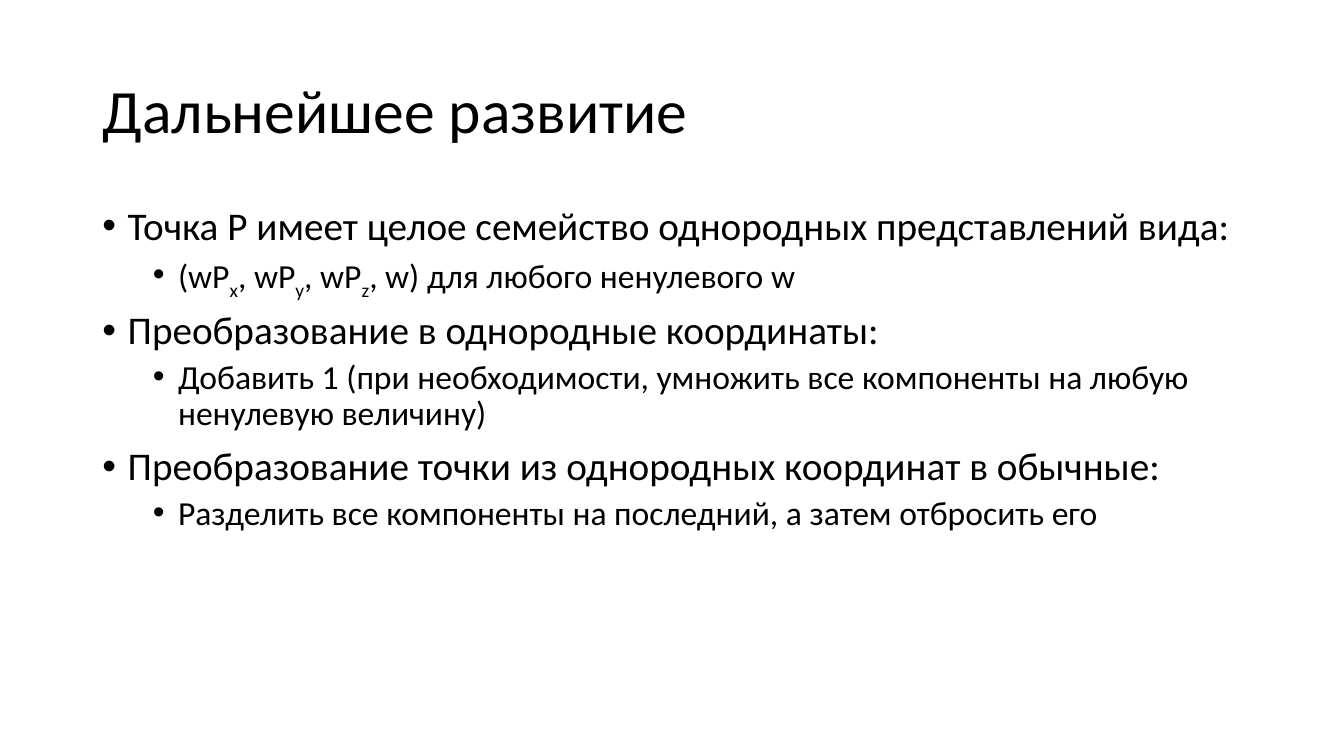
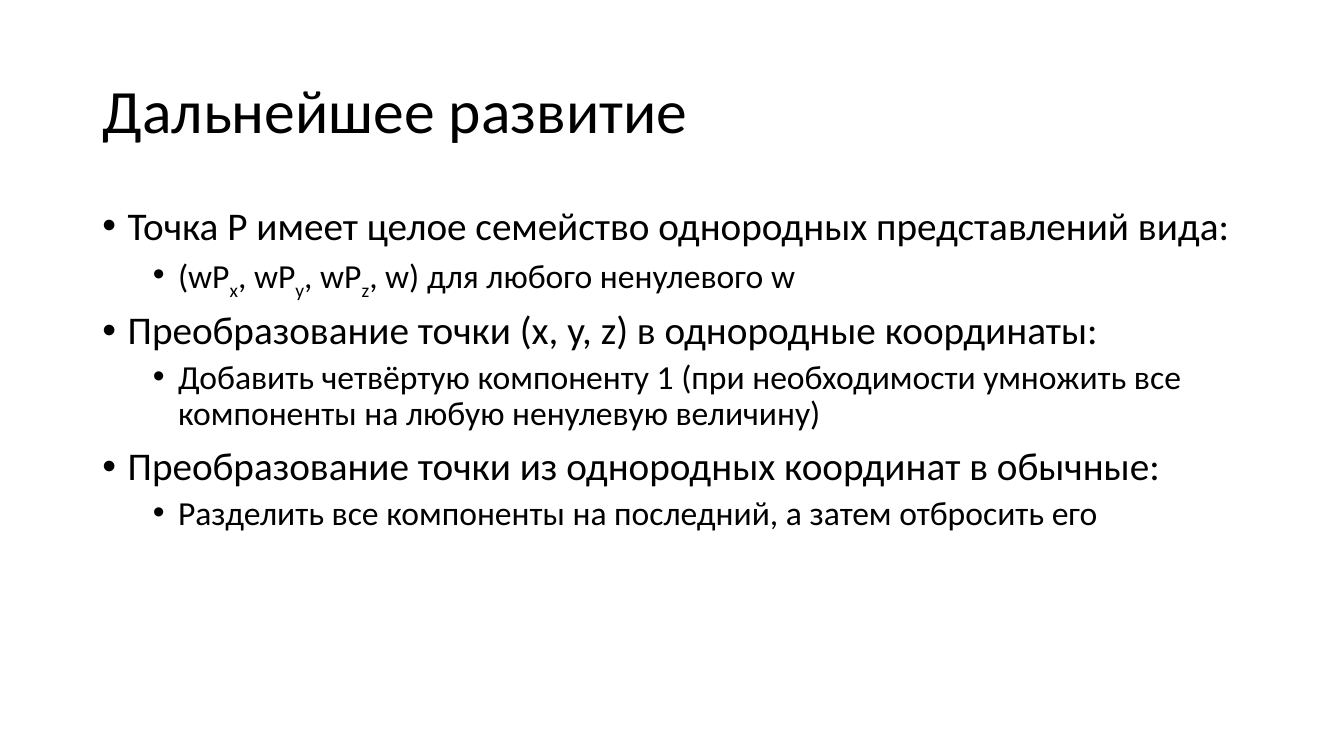
Before and after one commit to alexey-malov/cg-course, a slide deck: slide 143 of lectures/03 - Векторный анализ, трансформации и матрицы.pptx. Drawn at 1344x756 pixels with LibreOffice and Linux fonts; fonts in the diff are those of the drawing. Boxes give left, top, right and bottom in pixels: in the first picture for what was removed or moved away, otherwise in the second. Text is boxed around its words. In the diff, an @@ line names an element or a change of style, - is before the commit and + after.

```diff
--- a/lectures/03 - Векторный анализ, трансформации и матрицы.pptx
+++ b/lectures/03 - Векторный анализ, трансформации и матрицы.pptx
@@ text at bbox=[128, 315, 1181, 431]: text changed @@
-• Преобразование в однородные координаты:
-  • Добавить 1 (при необходимости, умножить все компоненты на любую ненулевую величину)
+• Преобразование точки (x, y, z) в однородные координаты:
+  • Добавить четвёртую компоненту 1 (при необходимости умножить все компоненты на любую ненулевую величину)
```
Also in this commit, not shown: 14 other slides changed, 2 slides added, 1 other file.
